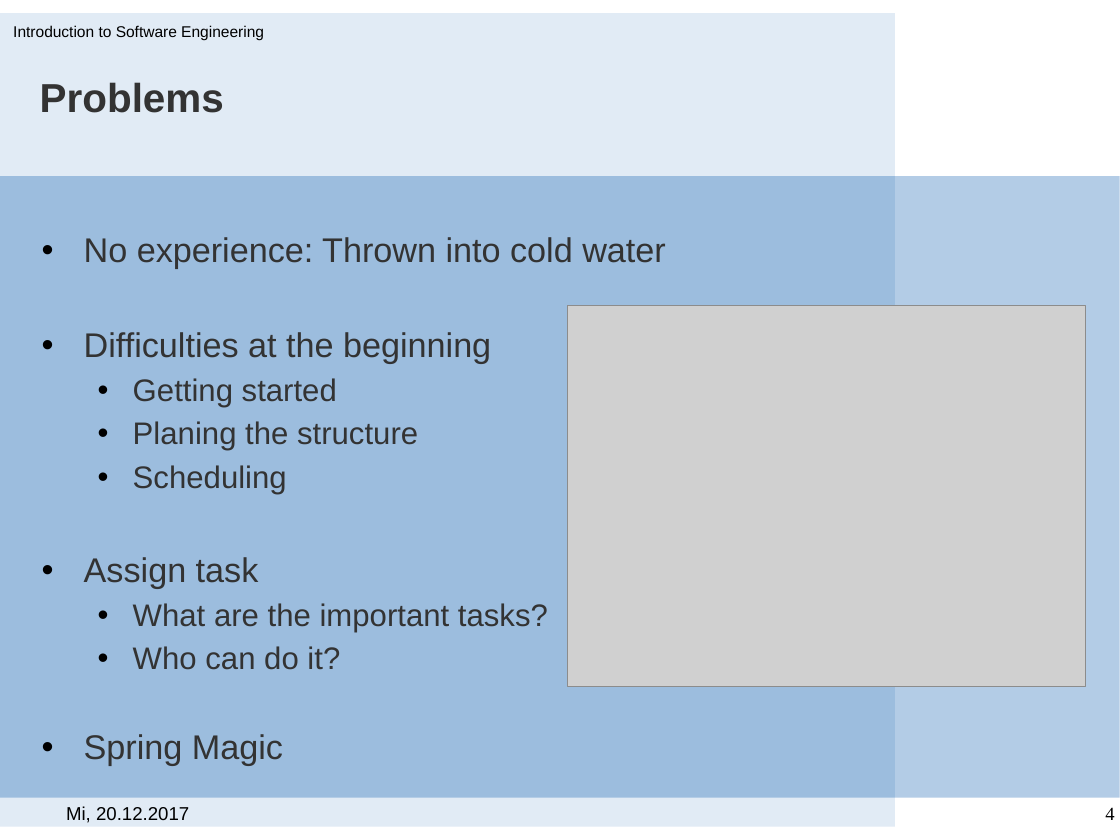
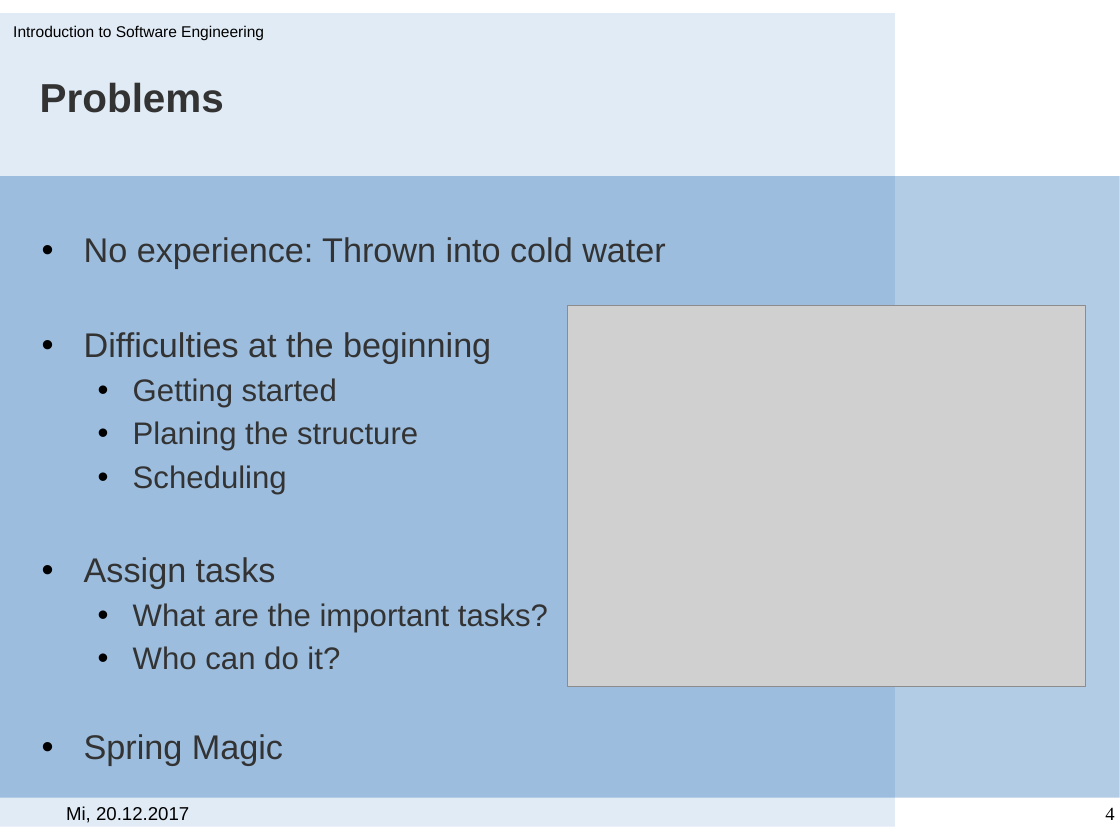
Before and after one commit to scg-unibe-ch/ese2017-team1, a slide deck: slide 4 of Documentation/ESE team1.pptx. Drawn at 1120x840 pixels with LibreOffice and Linux fonts; fonts in the diff are those of the drawing; grey boxes stand for pictures; background and template pictures are left out. Boxes give left, top, right and bottom in pixels: in the first picture for what was removed or moved away, otherwise in the second. Text is boxed around its words. In the diff, an @@ line names an element or a change of style, - is before the commit and + after.

Commit message:
typo in ppp

```diff
--- a/Documentation/ESE team1.pptx
+++ b/Documentation/ESE team1.pptx
@@ text at box(84, 557, 276, 589): text changed @@
-• Assign task
+• Assign tasks
```
Also in this commit, not shown: 1 other slide changed.
